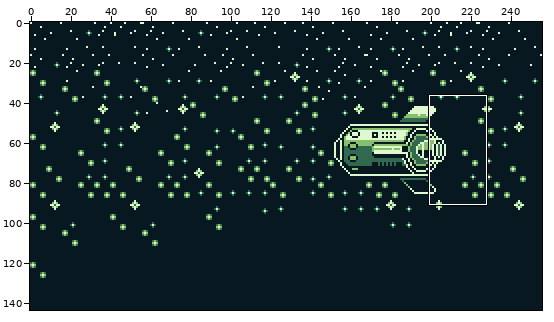
Pixel-art file: assets/backgrounds/Intro-1.aseprite. Above, an overview of the earlier version with the close-up marked.
Close-up. Before the commit:
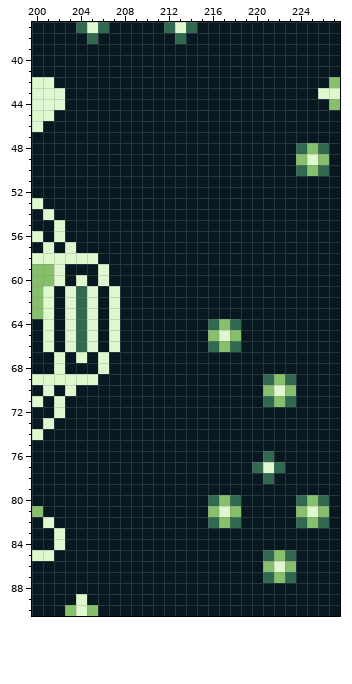
256x144 pixels, 1 frame. Shown: x 200..227, y 37..90.
Now the later version:
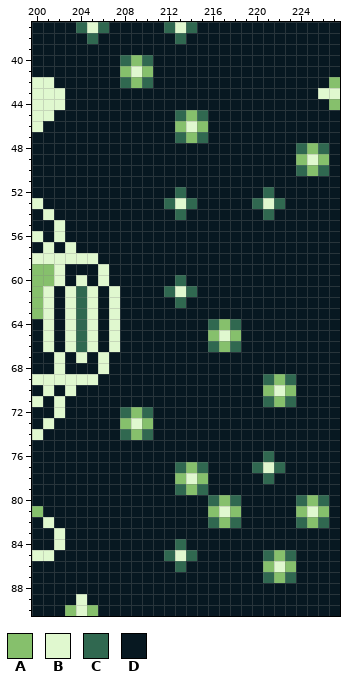
Palette (. is transparent): A #86c06c  B #e0f8cf  C #306850  D #071821
Change:
Layer "Layer 1":
Colour A replaces colour D in row 40 at x 209; in row 41 at x 208 and 210; in row 42 at x 209; in row 45 at x 214; in row 46 at x 213 and 215; in row 47 at x 214.
Colour A replaces colour D in row 72 at x 209; in row 73 at x 208 and 210; in row 74 at x 209; in row 77 at x 214; in row 78 at x 213 and 215; in row 79 at x 214.
Colour B replaces colour D in row 41 at x 209; in row 46 at x 214; in row 53 at x 213 and 221; in row 61 at x 213; in row 73 at x 209; in row 78 at x 214.
Colour B replaces colour D in row 85 at x 213.
Colour C replaces colour D in row 40 at x 208 and 210; in row 42 at x 208 and 210; in row 45 at x 213 and 215; in row 47 at x 213 and 215; in row 52 at x 213 and 221; in row 53 at x 212, 214, 220 and 222.
Colour C replaces colour D in row 54 at x 213 and 221; in row 60 at x 213; in row 61 at x 212 and 214; in row 62 at x 213; in row 72 at x 208 and 210; in row 74 at x 208 and 210.
Colour C replaces colour D in row 77 at x 213 and 215; in row 79 at x 213 and 215; in row 84 at x 213; in row 85 at x 212 and 214; in row 86 at x 213.
Pixel boxes of the changes (left, top, right, bottom) in both close-ups:
changed: (120, 55, 208, 143)
changed: (164, 187, 197, 220)
changed: (252, 187, 285, 220)
changed: (164, 275, 197, 308)
changed: (120, 407, 208, 572)
